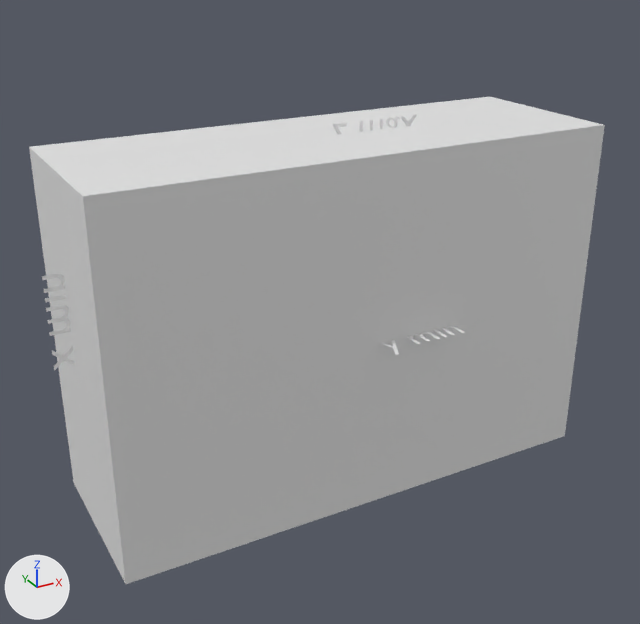
A saved change to the Blender file colmap.blend.
Before and after are seen from a 50 mm camera at (-15.0, -32.4, 29.3) aimed at (4.8, 3.7, 11.2). The axes (+X, +Y, +Z) are drawn at lower left. The lights are the same throughout.

Names of what the first picture shows: 'Bounding Box', 'x_min_label'.
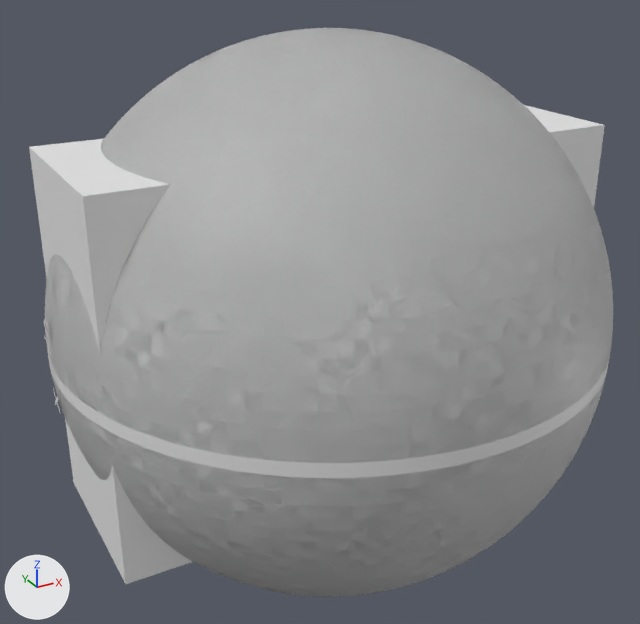
Changed parts and their boxes (x1, y1, x2, y2) in the pictures (640 x 624 px):
'Bounding Sphere', added: after (45, 28, 613, 596)
'x_min_label', moved, turned: before (42, 274, 75, 371); after (44, 319, 60, 412)
'Bounding Box', unchanged, covered by the edit: before (29, 97, 605, 584); after (29, 105, 605, 584)

The change, as a list of edits to the scene's bpy script:
```text
Add me_bounding_sphere:
    me_bounding_sphere.from_pydata(...)  # 16384 vertices, 32512 faces; spans x -8.5..18.8, y -10.3..17.0, z -2.3..25.0
Change ob_x_min_label:
    ob_x_min_label.location: (-8.55, 3.34, 11.41) -> (-8.55, 3.34, 9.21)
    ob_x_min_label.rotation_euler: (-1.571, -1.571, 0.0) -> (-1.571, -1.571, 1.571)  # degrees (-90, -90, 0) -> degrees (-90, -90, 90)
Add ob_bounding_sphere:
    ob_bounding_sphere = bpy.data.objects.new('Bounding Sphere', me_bounding_sphere)
    ob_bounding_sphere.location = (0.0, 0.0, 0.0)
```
